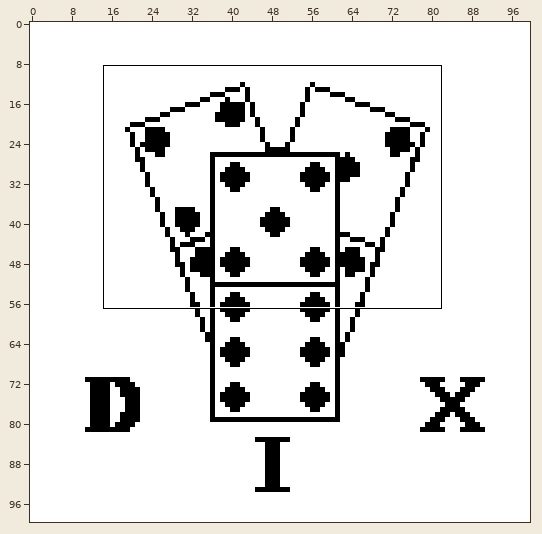
Two states of a pixel-art file, domino logo.aseprite. Above: a wide view before the commit, with the close-up outlined.
Close-up. First the earlier version:
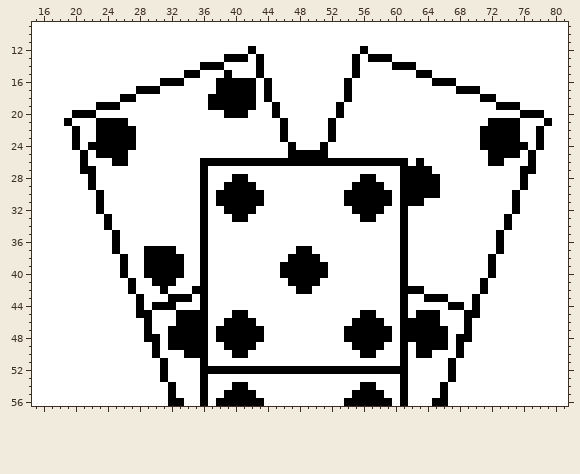
100x100 pixels, 1 frame. Shown: x 15..81, y 9..56.
And afterwards:
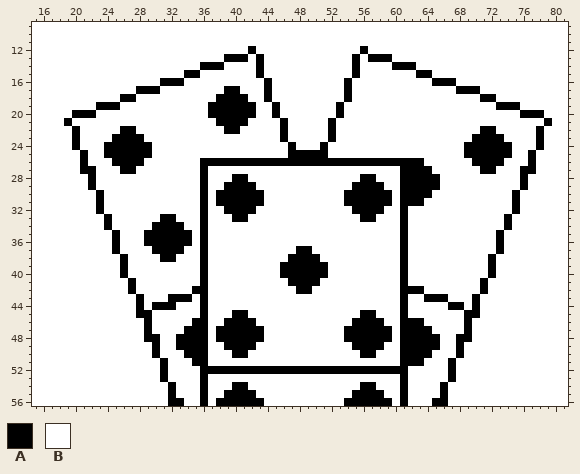
Palette (. is transparent): A #000000  B #ffffff
Commit message: Logo(fixed) és dominók exportálva
Difference:
y 15: x 39 A -> B
y 16: x 38..42 AAAAA -> BBBBB
y 17: x 38 A -> B; x 41..42 AA -> BB
y 18: x 37 A -> B; x 42 A -> B
y 20: x 37..38 BB -> AA; x 42 B -> A
y 21: x 23..26 AAAA -> BBBB; x 38..41 BBBB -> AAAA; x 72..75 AAAA -> BBBB
y 22: x 23..25 AAA -> BBB; x 39..40 BB -> AA; x 73..75 AAA -> BBB
y 23: x 23..24 AA -> BB; x 28 B -> A; x 70 B -> A; x 74..75 AA -> BB
y 24: x 22..23 AA -> BB; x 28..29 BB -> AA; x 69..70 BB -> AA; x 75..76 AA -> BB
y 25: x 23 A -> B; x 27..29 BBB -> AAA; x 69..71 BBB -> AAA; x 75 A -> B
y 26: x 27..28 BB -> AA; x 62 B -> A; x 70..71 BB -> AA
y 27: x 26..27 BB -> AA; x 71..72 BB -> AA
y 30: x 65 A -> B
y 33: x 31..32 BB -> AA
y 34: x 30..33 BBBB -> AAAA
y 35..36: x 29..34 BBBBBB -> AAAAAA
y 37: x 29 A -> B; x 33 B -> A
y 38: x 29..30 AA -> BB; x 33 A -> B
y 39..40: x 29..33 AAAAA -> BBBBB
y 41: x 30..32 AAA -> BBB
y 42: x 31 A -> B
y 45: x 33..35 AAA -> BBB; x 63..65 AAA -> BBB
y 46: x 33..34 AA -> BB; x 64..65 AA -> BB
y 47: x 32..33 AA -> BB; x 65..66 AA -> BB
y 48: x 32 A -> B; x 66 A -> B
y 49: x 32 A -> B; x 62 B -> A; x 66 A -> B
y 50: x 62 B -> A
y 51: x 35 B -> A; x 62..63 BB -> AA
Boxes around the changes in both close-ups, in picture pixels (x1, y1, x2, y2):
changed: (208, 70, 256, 134)
changed: (88, 118, 152, 174)
changed: (464, 118, 528, 174)
changed: (408, 158, 416, 166)
changed: (432, 190, 440, 198)
changed: (144, 214, 200, 366)
changed: (408, 310, 448, 366)
